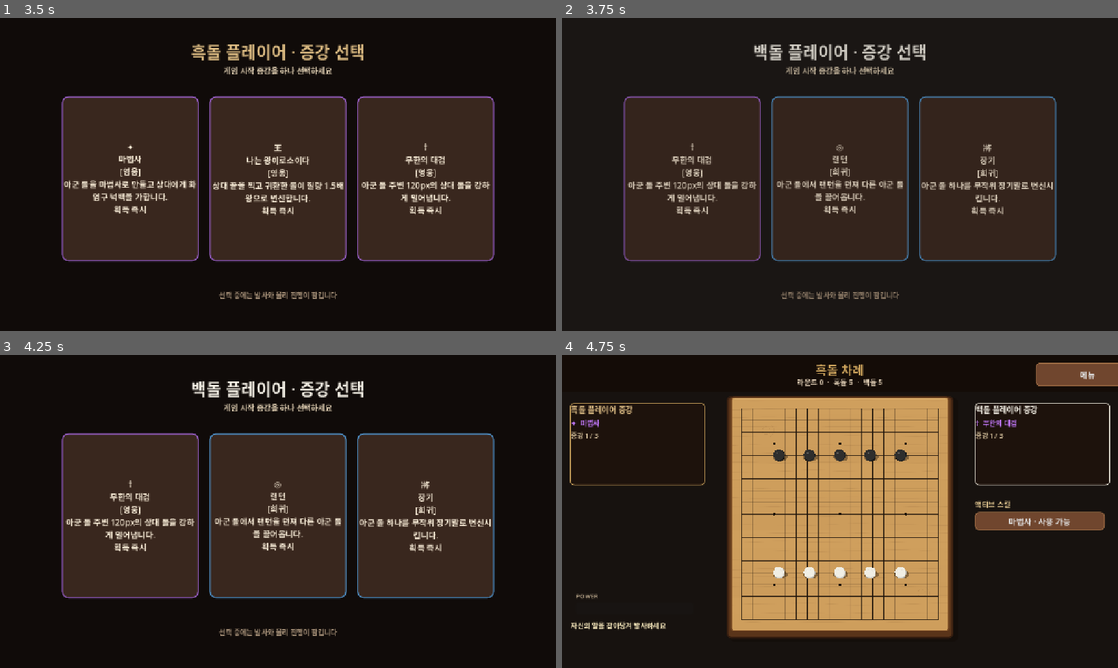
Above: before the commit, frames 1-4 (two rows, left to right).
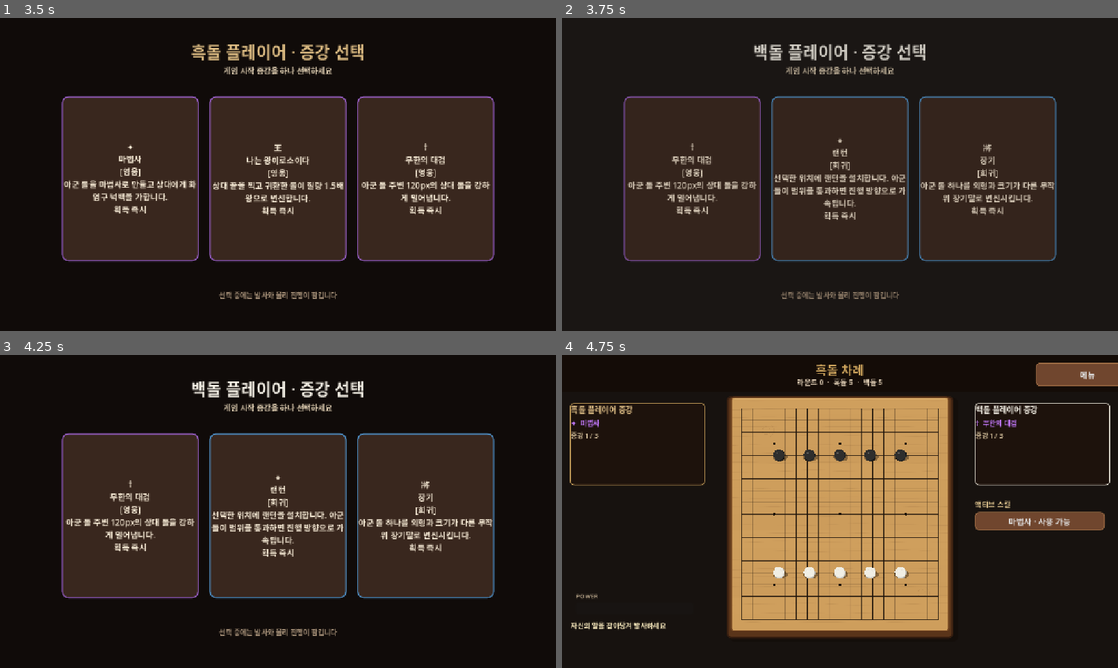
Above: after the commit, the same moments.

Repository: peeta0126/AugmentAlkkagi
Game: Godot game, scene res://scenes/main.tscn
The game is run twice, just before and just after one commit, with the same random seed, the same clock (stepped at 60 frames per second) and the same inputs.
Inputs:
- Up to frame 1 (3.5 s): click "로컬 대전 시작" at 0.5 s; click "뒤로" at 1.25 s; click "로컬 대전 시작" at 2 s; click "증강 선택 시작" at 2.75 s
- Up to frame 2 (3.75 s): click "✦ 마법사 [영웅] 아군 돌을 마법사로 만들고 상대에…" at 3.5 s
- Up to frame 3 (4.25 s): no input
- Up to frame 4 (4.75 s): click "† 무한의 대검 [영웅] 아군 돌 주변 120px의 …" at 4.25 s

Frame 1 is identical in both runs. In frame 2, 2.1% of the frame differs, in the area x 38-89%, y 38-65%; in frame 3, 2.2%; in frame 4, nothing differs.

Commit message:
feat(augments): update existing abilities for version 2

Diff:
--- a/resources/augments/dodge.tres
+++ b/resources/augments/dodge.tres
@@ -7,7 +7,7 @@
 script = ExtResource("1")
 id = &"dodge"
 display_name = "느려"
-description = "상대 발사 경로의 아군 돌이 확률적으로 옆으로 회피합니다."
+description = "상대 발사 경로의 아군 돌이 30% 확률로 옆으로 회피합니다."
 rarity = 2
 icon_text = "↝"
 kind = 4
@@ -16,5 +16,5 @@
 cooldown_turns = 0
 duration_turns = 0
 consumes_turn = true
-values = {"chance": 0.45, "distance": 34.0}
+values = {"chance": 0.30, "distance": 34.0}
 effect_script = ExtResource("2")
--- a/resources/augments/janggi.tres
+++ b/resources/augments/janggi.tres
@@ -7,7 +7,7 @@
 script = ExtResource("1")
 id = &"janggi"
 display_name = "장기"
-description = "아군 돌 하나를 무작위 장기말로 변신시킵니다."
+description = "아군 돌 하나를 외형과 크기가 다른 무작위 장기말로 변신시킵니다."
 rarity = 1
 icon_text = "將"
 kind = 3
--- a/resources/augments/lantern.tres
+++ b/resources/augments/lantern.tres
@@ -7,14 +7,14 @@
 script = ExtResource("1")
 id = &"lantern"
 display_name = "랜턴"
-description = "아군 돌에서 랜턴을 던져 다른 아군 돌을 끌어옵니다."
+description = "선택한 위치에 랜턴을 설치합니다. 아군 돌이 범위를 통과하면 진행 방향으로 가속됩니다."
 rarity = 1
-icon_text = "◎"
+icon_text = "✦"
 kind = 3
-target_mode = 3
-max_uses = -1
+target_mode = 4
+max_uses = 2
 cooldown_turns = 2
-duration_turns = 0
+duration_turns = 3
 consumes_turn = true
-values = {"range": 260.0, "pull_impulse": 310.0}
+values = {"range": 48.0, "boost_impulse": 260.0, "object_radius": 18.0}
 effect_script = ExtResource("2")
--- a/resources/augments/piggyback.tres
+++ b/resources/augments/piggyback.tres
@@ -6,10 +6,10 @@
 [resource]
 script = ExtResource("1")
 id = &"piggyback"
-display_name = "업기"
-description = "아군 돌 둘을 합쳐 더 무겁고 큰 한 스택으로 만듭니다."
+display_name = "합체"
+description = "아군 돌 두 개를 합쳐 더 크고 무거운 하나의 돌로 만듭니다."
 rarity = 0
-icon_text = "↑"
+icon_text = "⊕"
 kind = 3
 target_mode = 3
 max_uses = 2
--- a/resources/augments/stasis.tres
+++ b/resources/augments/stasis.tres
@@ -7,12 +7,12 @@
 script = ExtResource("1")
 id = &"stasis"
 display_name = "존야"
-description = "아군 돌 하나를 1턴 동안 이동·탈락 불가 상태로 만듭니다."
+description = "아군 돌 하나를 기존 지속 시간 동안 이동 불가·무적 상태로 만듭니다."
 rarity = 1
-icon_text = "◇"
+icon_text = "⌛"
 kind = 3
 target_mode = 1
-max_uses = 2
+max_uses = 1
 cooldown_turns = 2
 duration_turns = 1
 consumes_turn = true
--- a/resources/augments/tank.tres
+++ b/resources/augments/tank.tres
@@ -7,10 +7,14 @@
 script = ExtResource("1")
 id = &"tank"
 display_name = "탱크"
-description = "모든 아군 알의 크기가 1.25배, 질량이 1.8배가 됩니다."
+description = "아군 돌 하나를 선택해 크기 1.25배, 질량 1.8배의 탱크로 강화합니다."
 rarity = 1
-icon_text = "盾"
-kind = 0
-trigger_description = "획득 즉시 · 지속"
+icon_text = "▣"
+kind = 3
+target_mode = 1
+max_uses = 2
+cooldown_turns = 2
+duration_turns = 0
+consumes_turn = true
 values = {"size_multiplier": 1.25, "mass_multiplier": 1.8}
 effect_script = ExtResource("2")
--- a/resources/augments/triple_shot.tres
+++ b/resources/augments/triple_shot.tres
@@ -7,14 +7,14 @@
 script = ExtResource("1")
 id = &"triple_shot"
 display_name = "삼연발!!"
-description = "발사한 돌이 3개의 소형 돌로 갈라져 부채꼴로 날아갑니다."
+description = "발동 후 다음 한 번의 발사에서 돌이 작은 돌 3개로 분열합니다."
 rarity = 2
 icon_text = "Ⅲ"
-kind = 1
+kind = 3
 target_mode = 0
-max_uses = -1
+max_uses = 1
 cooldown_turns = 0
 duration_turns = 0
-consumes_turn = true
+consumes_turn = false
 values = {"spread_degrees": 12.0}
 effect_script = ExtResource("2")
--- a/scripts/augments/effects/augment_effect.gd
+++ b/scripts/augments/effects/augment_effect.gd
@@ -87,3 +87,9 @@
 
 func on_physics_tick(_game: Node, _player_id: int, _delta: float) -> void:
 	pass
+
+func network_state() -> Dictionary:
+	return {}
+
+func apply_network_state(_game: Node, _state: Dictionary) -> void:
+	pass
--- a/scripts/augments/effects/janggi_effect.gd
+++ b/scripts/augments/effects/janggi_effect.gd
@@ -7,7 +7,7 @@
 	if piece.owner_id != player_id or piece.transformation != "":
 		return false
 	var kind: String = PIECES[game.augment_manager.rng.randi_range(0, PIECES.size() - 1)]
-	piece.transform_as(kind)
+	piece.transform_as(kind, false)
 	game.board.add_effect_line(piece.position + Vector2(0, -30), piece.position + Vector2(0, 30), Color("ffca67"), 0.8, 4.0)
 	commit_use(game, player_id)
 	return true
--- a/scripts/augments/effects/lantern_effect.gd
+++ b/scripts/augments/effects/lantern_effect.gd
@@ -1,25 +1,66 @@
 class_name LanternAugmentEffect
 extends AugmentEffect
 
-var source: AlkkagiPiece
+var installed := false
+var lantern_position := Vector2.ZERO
+var turns_left := 0
+var pieces_inside: Dictionary = {}
 
-func on_piece_target(game: Node, player_id: int, piece: AlkkagiPiece) -> bool:
-	if piece.owner_id != player_id:
+func on_position_target(game: Node, player_id: int, position: Vector2) -> bool:
+	var object_radius := float(definition.values.get("object_radius", 18.0))
+	if not AlkkagiBoard.BOARD_RECT.grow(-object_radius).has_point(position) or game.position_overlaps_piece(position, object_radius):
 		return false
-	if source == null:
-		source = piece
-		game.set_skill_hint("랜턴을 맞힐 다른 아군 알을 선택하세요.")
-		return false
-	if piece == source or source.position.distance_to(piece.position) > float(definition.values.get("range", 260.0)):
-		return false
-	var direction := (source.position - piece.position).normalized()
-	piece.sleeping = false
-	piece.apply_central_impulse(direction * float(definition.values.get("pull_impulse", 310.0)))
-	game.animate_projectile(source.position, piece.position, Color("ffcf5c"), 5.0)
-	game.board.add_effect_line(source.position, piece.position, Color("ffcf5c"), 0.75, 3.0)
-	source = null
+	installed = true
+	lantern_position = position
+	turns_left = maxi(definition.duration_turns, 1)
+	pieces_inside.clear()
+	_update_visual(game)
 	commit_use(game, player_id)
 	return true
 
-func cancel_active() -> void:
-	source = null
+func on_physics_tick(game: Node, player_id: int, _delta: float) -> void:
+	if not installed:
+		return
+	var trigger_radius := float(definition.values.get("range", 48.0))
+	var currently_inside := {}
+	for piece: AlkkagiPiece in game.get_pieces():
+		if piece.owner_id != player_id or piece.position.distance_to(lantern_position) > trigger_radius:
+			continue
+		currently_inside[piece.piece_id] = true
+		if pieces_inside.has(piece.piece_id):
+			continue
+		var direction := piece.linear_velocity.normalized()
+		if direction.is_zero_approx():
+			direction = Vector2.DOWN if player_id == 1 else Vector2.UP
+		piece.sleeping = false
+		piece.apply_central_impulse(direction * float(definition.values.get("boost_impulse", 260.0)))
+		game.board.add_effect_line(lantern_position, lantern_position + direction * 70.0, Color("ffcf5c"), 0.55, 5.0)
+	pieces_inside = currently_inside
+
+func on_turn_ended(game: Node, player_id: int) -> void:
+	super.on_turn_ended(game, player_id)
+	if not installed:
+		return
+	turns_left -= 1
+	if turns_left <= 0:
+		installed = false
+		pieces_inside.clear()
+	_update_visual(game)
+
+func network_state() -> Dictionary:
+	return {"installed": installed, "position": lantern_position, "turns": turns_left}
+
+func apply_network_state(game: Node, state: Dictionary) -> void:
+	installed = bool(state.get("installed", false))
+	lantern_position = state.get("position", Vector2.ZERO)
+	turns_left = int(state.get("turns", 0))
+	_update_visual(game)
+
+func _update_visual(game: Node) -> void:
+	if game.board == null:
+		return
+	var key := "lantern_%d" % owner_id
+	if installed:
+		game.board.set_field_visual(key, {"type": "lantern", "position": lantern_position, "radius": float(definition.values.get("range", 48.0)), "owner": owner_id})
+	else:
+		game.board.remove_field_visual(key)
--- a/scripts/augments/effects/tank_effect.gd
+++ b/scripts/augments/effects/tank_effect.gd
@@ -1,10 +1,10 @@
 class_name TankAugmentEffect
 extends AugmentEffect
 
-func on_acquired(game: Node, player_id: int) -> void:
-	for piece in game.get_pieces():
-		if piece.owner_id == player_id:
-			apply_to_piece(piece)
-
-func apply_to_piece(piece: AlkkagiPiece) -> void:
+func on_piece_target(game: Node, player_id: int, piece: AlkkagiPiece) -> bool:
+	if piece.owner_id != player_id or piece.is_tank:
+		return false
 	piece.apply_tank(float(definition.values.get("size_multiplier", 1.25)), float(definition.values.get("mass_multiplier", 1.8)))
+	game.board.add_effect_line(piece.position + Vector2(-24, -16), piece.position + Vector2(24, 16), Color("78a86b"), 0.8, 6.0)
+	commit_use(game, player_id)
+	return true
--- a/scripts/augments/effects/triple_shot_effect.gd
+++ b/scripts/augments/effects/triple_shot_effect.gd
@@ -1,8 +1,25 @@
 class_name TripleShotAugmentEffect
 extends AugmentEffect
 
+var armed := false
+
+func activate_immediate(game: Node, player_id: int) -> void:
+	armed = true
+	game.board.add_effect_line(game.player_center(player_id) + Vector2(-30, 0), game.player_center(player_id) + Vector2(30, 0), Color("ff8d70"), 0.8, 5.0)
+	commit_use(game, player_id)
+
 func transform_shot(game: Node, player_id: int, piece: AlkkagiPiece, impulse: Vector2) -> bool:
-	if piece.fragment_factor < 1.0:
+	if not armed or piece.fragment_factor < 1.0:
 		return false
+	armed = false
 	game.split_piece_and_launch(piece, player_id, impulse, float(definition.values.get("spread_degrees", 12.0)))
 	return true
+
+func status_text() -> String:
+	return "다음 발사 준비" if armed else super.status_text()
+
+func network_state() -> Dictionary:
+	return {"armed": armed}
+
+func apply_network_state(_game: Node, state: Dictionary) -> void:
+	armed = bool(state.get("armed", armed))
--- a/scripts/core/game_manager.gd
+++ b/scripts/core/game_manager.gd
@@ -52,6 +52,7 @@
 var network_wall_signature := ""
 var next_wall_id := 1
 var skill_targeting_snapshot_logged := false
+var blind_material: ShaderMaterial
 
 func _skill_debug(message: String) -> void:
 	if OS.is_debug_build():
@@ -711,11 +712,17 @@
 
 func _add_blind_overlay() -> void:
 	var veil := ColorRect.new()
-	veil.color = Color(0.01, 0.008, 0.006, 0.68)
+	veil.color = Color.WHITE
 	veil.position = AlkkagiBoard.BOARD_RECT.position
 	veil.size = AlkkagiBoard.BOARD_RECT.size
 	veil.mouse_filter = Control.MOUSE_FILTER_IGNORE
+	var shader := Shader.new()
+	shader.code = "shader_type canvas_item; uniform vec2 centers[5]; uniform int center_count = 0; uniform vec2 board_size = vec2(504.0, 540.0); uniform float sight_radius = 82.0; void fragment(){ float visible = 0.0; for(int i=0;i<5;i++){ if(i < center_count){ float d = length((UV - centers[i]) * board_size); visible = max(visible, 1.0 - smoothstep(sight_radius * 0.72, sight_radius, d)); }} COLOR = vec4(0.01, 0.008, 0.006, 0.78 * (1.0 - visible)); }"
+	blind_material = ShaderMaterial.new()
+	blind_material.shader = shader
+	veil.material = blind_material
 	hud.add_child(veil)
+	_update_blind_centers()
 	var warning := _label("시야 제한", 22, Color(1, 1, 1, 0.72))
 	warning.horizontal_alignment = HORIZONTAL_ALIGNMENT_CENTER
 	warning.position = Vector2(veil.position.x, veil.position.y + 18)
@@ -909,6 +916,7 @@
 		power_bar.value = 0
 
 func _physics_process(delta: float) -> void:
+	_update_blind_centers()
 	if state_machine == null or state_machine.current not in [GameStateMachine.State.PLAYER_AIMING, GameStateMachine.State.PIECES_MOVING]:
 		return
 	if online_mode and not online_is_host:
@@ -977,6 +985,7 @@
 	blizzard_damp_bonus = 0.0
 	blizzard_speed_multiplier = 1.0
 	blind_turns = {1: 0, 2: 0}
+	blind_material = null
 	temporary_walls.clear()
 	network_wall_signature = ""
 	round_count = 0
@@ -1315,7 +1324,7 @@
 	if target_mode == AugmentDefinition.TargetMode.ENEMY_PIECE and piece.owner_id == local_player_id:
 		return
 	network_skill_targets.append(piece.piece_id)
-	var required := 2 if active_skill.definition.id in [&"piggyback", &"lantern", &"wizard"] else 1
+	var required := 2 if active_skill.definition.id in [&"piggyback", &"wizard"] else 1
 	if network_skill_targets.size() >= required:
 		network_manager.submit_active_skill(active_skill.definition.id, network_skill_targets)
 		network_show_waiting("스킬 요청을 호스트가 검증하는 중…")
@@ -1331,7 +1340,7 @@
 	var effect_states := {1: [], 2: []}
 	for player_id in [1, 2]:
 		for effect: AugmentEffect in augment_manager.effects[player_id]:
-			effect_states[player_id].append({"id": str(effect.definition.id), "uses": effect.uses_left, "cooldown": effect.cooldown_left})
+			effect_states[player_id].append({"id": str(effect.definition.id), "uses": effect.uses_left, "cooldown": effect.cooldown_left, "runtime": effect.network_state()})
 	return {
 		"state": int(state_machine.current),
 		"current_player": current_player,
@@ -1416,6 +1425,19 @@
 				if effect.definition.id == augment_id:
 					effect.uses_left = int(state.get("uses", effect.uses_left))
 					effect.cooldown_left = int(state.get("cooldown", effect.cooldown_left))
+					effect.apply_network_state(self, state.get("runtime", {}))
+
+func _update_blind_centers() -> void:
+	if blind_material == null or board == null:
+		return
+	var centers := PackedVector2Array()
+	var blinded_player := local_player_id if online_mode else current_player
+	for piece: AlkkagiPiece in get_pieces():
+		if piece.owner_id == blinded_player and centers.size() < 5:
+			centers.append((piece.position - AlkkagiBoard.BOARD_RECT.position) / AlkkagiBoard.BOARD_RECT.size)
+	blind_material.set_shader_parameter("centers", centers)
+	blind_material.set_shader_parameter("center_count", centers.size())
+	blind_material.set_shader_parameter("board_size", AlkkagiBoard.BOARD_RECT.size)
 
 func _sync_network_walls(states: PackedFloat32Array) -> void:
 	var signature := str(states)
--- a/scripts/gameplay/board.gd
+++ b/scripts/gameplay/board.gd
@@ -18,6 +18,7 @@
 var empowered_aim := false
 var effect_lines: Array[Dictionary] = []
 var blizzard_active := false
+var field_visuals: Dictionary = {}
 
 func _ready() -> void:
 	queue_redraw()
@@ -37,6 +38,14 @@
 
 func set_blizzard(active: bool) -> void:
 	blizzard_active = active
+	queue_redraw()
+
+func set_field_visual(key: String, data: Dictionary) -> void:
+	field_visuals[key] = data
+	queue_redraw()
+
+func remove_field_visual(key: String) -> void:
+	field_visuals.erase(key)
 	queue_redraw()
 
 func set_aim(origin: Vector2, pointer: Vector2, color: Color, max_drag: float = -1.0, guide_scale: float = 1.0, empowered: bool = false) -> void:
@@ -107,6 +116,14 @@
 			draw_line(Vector2(x, y), Vector2(x + 8, y + 3), Color(0.9, 0.97, 1.0, 0.55), 1.2)
 	for item in effect_lines:
 		draw_line(item.from, item.to, item.color, float(item.width), true)
+	for data: Dictionary in field_visuals.values():
+		if str(data.get("type", "")) == "lantern":
+			var field_position: Vector2 = data.get("position", Vector2.ZERO)
+			var radius := float(data.get("radius", 48.0))
+			draw_circle(field_position, radius, Color(1.0, 0.75, 0.22, 0.08))
+			draw_arc(field_position, radius, 0.0, TAU, 40, Color(1.0, 0.78, 0.25, 0.62), 2.0)
+			draw_circle(field_position, 11.0, Color("e5a62e"))
+			draw_circle(field_position + Vector2(0, -4), 6.0, Color("fff1a8"))
 	if show_aim:
 		var impulse := GameplayRules.shot_impulse(aim_origin, aim_pointer, aim_max_drag)
 		var pull_end := aim_origin - impulse / GameplayRules.BALANCE.base_launch_impulse
--- a/scripts/physics/piece.gd
+++ b/scripts/physics/piece.gd
@@ -12,6 +12,7 @@
 const OWNER_COLORS := {1: Color("d2a85f"), 2: Color("eee9dc")}
 const STONE_NAMES := {1: "흑돌", 2: "백돌"}
 const TRANSFORM_NAMES := ["", "SOLDIER", "CHARIOT", "CANNON", "HORSE", "ELEPHANT", "GUARD", "KING", "WIZARD"]
+const TRANSFORM_SIZES := {"SOLDIER": 0.90, "CHARIOT": 1.15, "CANNON": 1.08, "HORSE": 0.96, "ELEPHANT": 1.20, "GUARD": 1.05, "KING": 1.18, "WIZARD": 1.0}
 const NETWORK_SNAP_DISTANCE := 100.0
 
 var owner_id := 1
@@ -85,7 +86,7 @@
 	refresh_physics()
 
 func refresh_physics() -> void:
-	visual_radius = base_radius * tank_factor * fragment_factor * (1.12 if carried_count > 0 else 1.0)
+	visual_radius = base_radius * tank_factor * fragment_factor * float(TRANSFORM_SIZES.get(transformation, 1.0)) * (1.12 if carried_count > 0 else 1.0)
 	mass = mass_factor * status_mass_factor * (1.65 if carried_count > 0 else 1.0)
 	linear_damp = GameplayRules.BALANCE.linear_damp + status_damp_bonus + field_damp_bonus
 	if collision_shape:
@@ -157,16 +158,17 @@
 	else:
 		status_kind = ""
 
-func transform_as(kind: String) -> void:
+func transform_as(kind: String, apply_physics_bonus: bool = true) -> void:
 	transformation = kind
-	match kind:
-		"SOLDIER": status_damp_bonus -= 0.35
-		"CHARIOT": mass_factor *= 1.35
-		"CANNON": mass_factor *= 1.20
-		"HORSE": speed_cap = maxf(speed_cap, 1100.0)
-		"ELEPHANT": mass_factor *= 1.25
-		"GUARD": status_damp_bonus += 0.7
-		"KING": mass_factor *= 1.50
+	if apply_physics_bonus:
+		match kind:
+			"SOLDIER": status_damp_bonus -= 0.35
+			"CHARIOT": mass_factor *= 1.35
+			"CANNON": mass_factor *= 1.20
+			"HORSE": speed_cap = maxf(speed_cap, 1100.0)
+			"ELEPHANT": mass_factor *= 1.25
+			"GUARD": status_damp_bonus += 0.7
+			"KING": mass_factor *= 1.50
 	refresh_physics()
 
 func activate_sonic_trail(new_speed_cap: float) -> void:
--- a/tests/test_all_augments.gd
+++ b/tests/test_all_augments.gd
@@ -51,7 +51,11 @@
 	game.augment_manager.acquire(game, 1, &"sonic_boom")
 	var original := first_piece(game, 1)
 	var before_count: int = game.count_owner(1)
-	find_effect(game, 1, &"triple_shot").transform_shot(game, 1, original, Vector2(400, 0))
+	var triple := find_effect(game, 1, &"triple_shot")
+	check(not triple.transform_shot(game, 1, original, Vector2(400, 0)), "triple shot does not trigger before activation")
+	triple.activate_immediate(game, 1)
+	check(triple.armed and triple.uses_left == 0, "triple shot arms once and consumes its use")
+	triple.transform_shot(game, 1, original, Vector2(400, 0))
 	await process_frame
 	check(game.count_owner(1) == before_count + 2, "triple shot replaces one stone with three")
 	var fragment_count := 0
@@ -62,6 +66,7 @@
 	for piece in game.get_pieces():
 		if piece.owner_id == 1 and piece.fragment_factor < 1.0:
 			check(piece.sonic_trail, "triple-shot fragments inherit sonic trail")
+	check(not triple.armed, "triple shot disarms after the next shot")
 
 	# 02 존야: 실제 스킬 선택 상태, 동결, 무적, 지속 종료를 검증한다.
 	await reset_game(game)
@@ -72,6 +77,7 @@
 	var black := first_piece(game, 1)
 	game._on_piece_pressed(black)
 	check(black.freeze and black.invulnerable, "stasis freezes and protects its target")
+	check(stasis.uses_left == 0, "stasis has one use")
 	black.tick_status(1)
 	check(black.freeze and black.invulnerable, "stasis remains through the activation turn")
 	black.tick_status(1)
@@ -91,11 +97,11 @@
 	black = first_piece(game, 1)
 	find_effect(game, 1, &"janggi").on_piece_target(game, 1, black)
 	check(black.transformation in JanggiAugmentEffect.PIECES, "janggi assigns a supported piece type")
+	check(is_equal_approx(black.mass_factor, 1.0) and is_equal_approx(black.status_damp_bonus, 0.0) and is_equal_approx(black.speed_cap, GameplayRules.BALANCE.max_speed), "janggi keeps base mass, drag, and speed")
 
 	# 05 업기: 두 돌을 한 스택으로 합치고 질량/외형을 변경한다.
 	await reset_game(game)
 	game.augment_manager.acquire(game, 1, &"piggyback")
-	game.augment_manager.acquire(game, 1, &"tank")
 	var own: Array[AlkkagiPiece] = []
 	for piece in game.get_pieces():
 		if piece.owner_id == 1:
@@ -104,7 +110,8 @@
 	piggy.on_piece_target(game, 1, own[0])
 	piggy.on_piece_target(game, 1, own[1])
 	await process_frame
-	check(own[0].carried_count == 1 and own[0].mass > 1.8, "piggyback and tank create a heavier visible stack")
+	check(own[0].carried_count == 1 and own[0].mass > 1.0, "merge creates a heavier visible stack")
+	check(find_effect(game, 1, &"piggyback").definition.display_name == "합체", "merge keeps the compatible piggyback id with the new name")
 	check(game.count_owner(1) == GameplayRules.DEFAULT_PIECES - 1, "piggyback merges the carried stone")
 
 	# 06 랜턴: 두 아군 사이 연결선과 실제 견인 속도를 만든다.
@@ -114,11 +121,16 @@
 	for piece in game.get_pieces():
 		if piece.owner_id == 1:
 			own.append(piece)
-	var lantern := find_effect(game, 1, &"lantern")
-	lantern.on_piece_target(game, 1, own[0])
-	lantern.on_piece_target(game, 1, own[1])
-	await physics_frame
-	check(own[1].linear_velocity.length() > 0.0, "lantern physically pulls an allied stone")
+	var lantern: LanternAugmentEffect = find_effect(game, 1, &"lantern")
+	var lantern_position := AlkkagiBoard.BOARD_RECT.get_center()
+	check(lantern.on_position_target(game, 1, lantern_position), "lantern installs at a valid board position")
+	own[1].position = lantern_position
+	own[1].linear_velocity = Vector2.RIGHT * 20.0
+	lantern.on_physics_tick(game, 1, 0.016)
+	check(lantern.pieces_inside.has(own[1].piece_id), "lantern detects an allied stone entering its field")
+	await physics_frame
+	check(own[1].linear_velocity.length() > 20.0, "lantern accelerates an allied stone (velocity=%s)" % own[1].linear_velocity)
+	check(game.board.field_visuals.has("lantern_1"), "installed lantern remains visible on the board")
 
 	# 07 사목: 서로 다른 네 돌의 격자 연속 배치를 승리로 판정한다.
 	await reset_game(game)
@@ -161,9 +173,11 @@
 	game.augment_manager.acquire(game, 1, &"sonic_boom")
 	game.augment_manager.acquire(game, 1, &"scope")
 	black = first_piece(game, 1)
-	game.augment_manager.apply_owned_to_piece(1, black)
+	var tank := find_effect(game, 1, &"tank")
+	tank.on_piece_target(game, 1, black)
 	var profile: Dictionary = game.augment_manager.shot_profile(1)
 	check(is_equal_approx(black.mass, 1.8) and is_equal_approx(float(profile.impulse_multiplier), 1.6) and is_equal_approx(float(profile.max_drag_multiplier), 1.3), "tank, sonic and scope combine (mass=%s profile=%s)" % [black.mass, profile])
+	check(not tank.on_piece_target(game, 1, black), "tank cannot be applied twice to the same stone")
 
 	# 11 쿠데타: 실제 소유권과 돌 외형 기반 반지름을 맞바꾼다.
 	await reset_game(game)
@@ -225,6 +239,12 @@
 	await reset_game(game)
 	game.apply_blind(2, 1)
 	check(game.blind_turns[2] == 1 and game.blind_turns[1] == 0, "blindness is isolated to the opponent")
+	game.online_mode = true
+	game.local_player_id = 2
+	game.current_player = 2
+	game.build_hud()
+	check(game.blind_material != null, "blindness uses a local sight-limited material")
+	game.online_mode = false
 
 	# 18 월마리아: 빈 위치에 실제 StaticBody2D 충돌 벽을 설치한다.
 	await reset_game(game)
